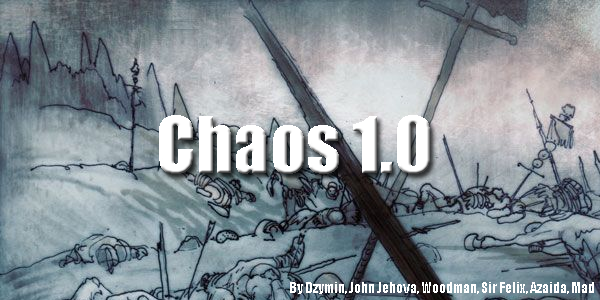
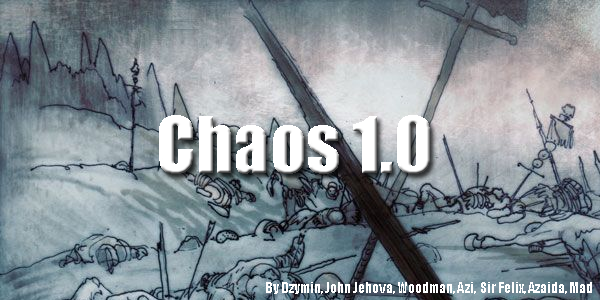
Revision of a layered w=600, h=300 image; what changed, layer by layer:
renamed "By Dzymin, John Jehova, Woodman, Sir Felix, Azaida, Mad" to "By Dzymin, John Jehova, Woodman, Azi, Sir Felix, Azaida, Mad", painted on it over (266, 282, 594, 294)
